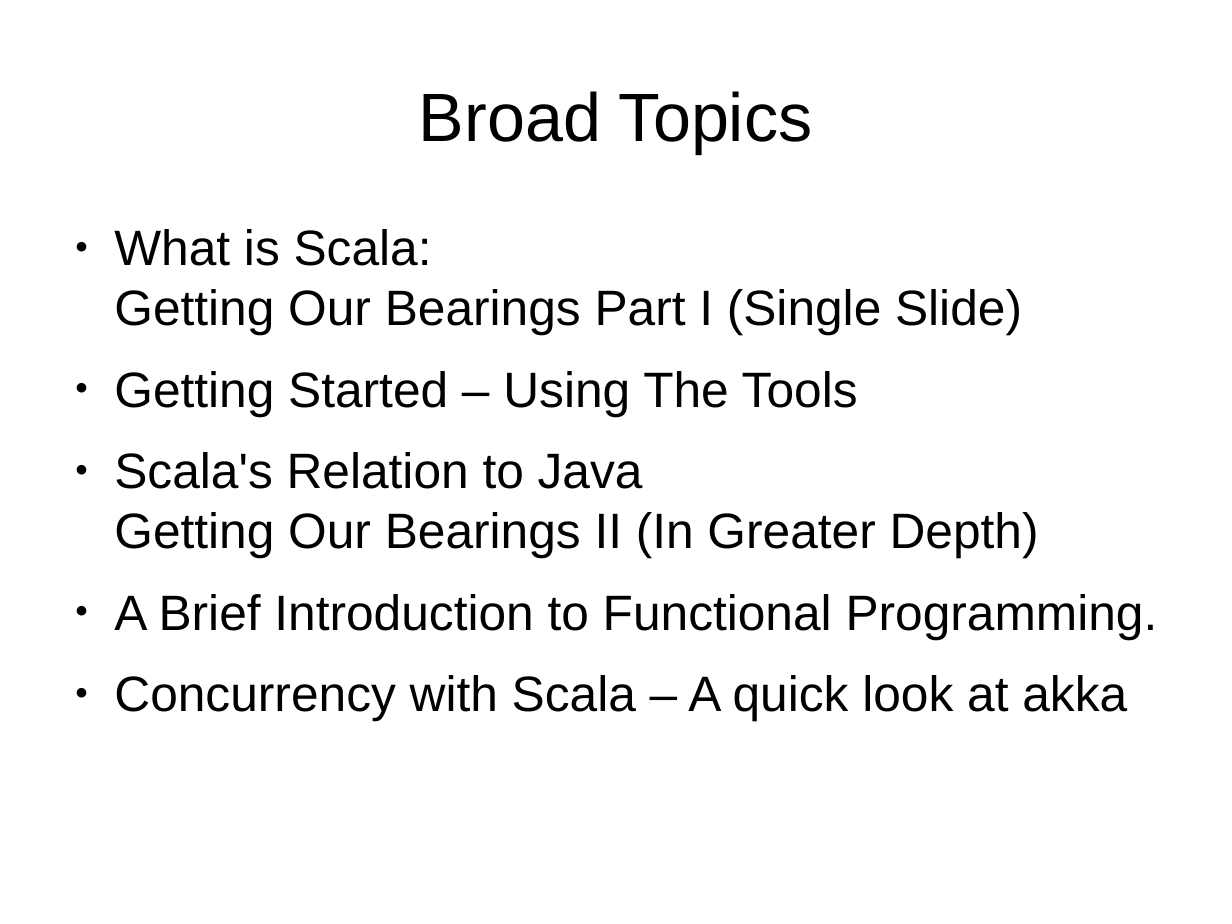
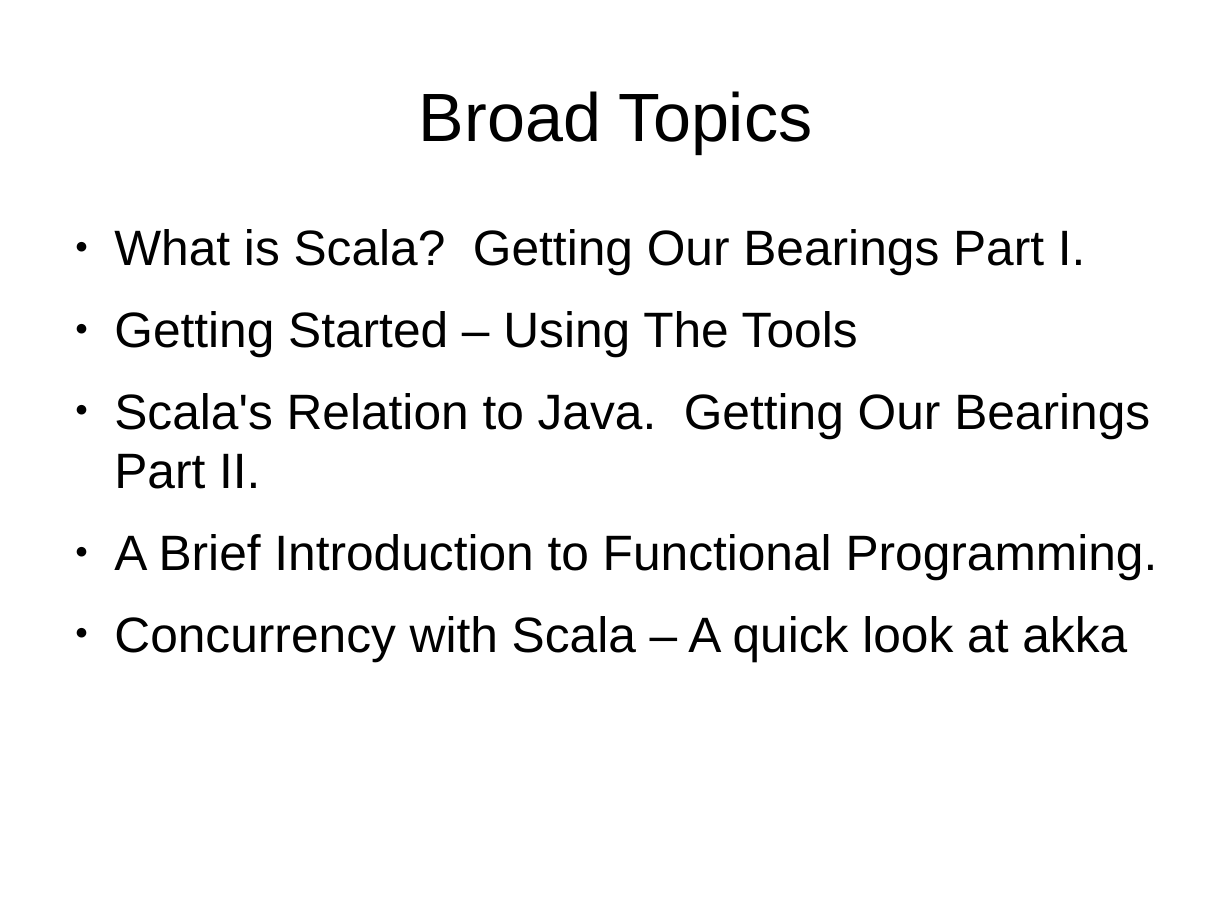
Before and after one commit to JohnLockwood/ScalaTalkSacjug, a slide deck: slide 3 of ScalaDecember2014.odp. Drawn at 1232x924 pixels with LibreOffice and Linux fonts; fonts in the diff are those of the drawing. Boxes give left, top, right and bottom in pixels: in the first picture for what was removed or moved away, otherwise in the second. Text is boxed around its words. In the diff, an @@ line names an element or a change of style, - is before the commit and + after.

```diff
--- a/ScalaDecember2014.odp
+++ b/ScalaDecember2014.odp
@@ text at [114,229,1086,275]: text changed @@
-● What is Scala:
-  Getting Our Bearings Part I (Single Slide)
+● What is Scala? Getting Our Bearings Part I.
@@ text at [114,393,1150,489]: text changed @@
-● Scala's Relation to Java
-  Getting Our Bearings II (In Greater Depth)
+● Scala's Relation to Java. Getting Our Bearings Part II.
```
Also in this commit, not shown: 5 other slides changed, 4 slides added, 3 slides removed, 7 other files.
